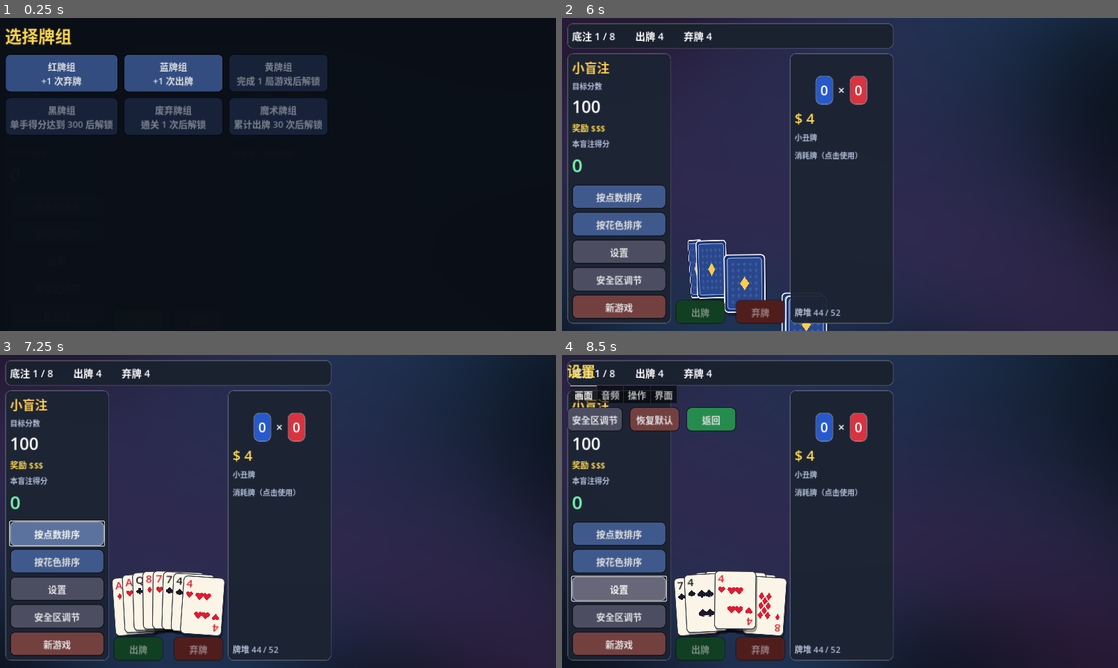
Above: before the commit, frames 1-4 (two rows, left to right).
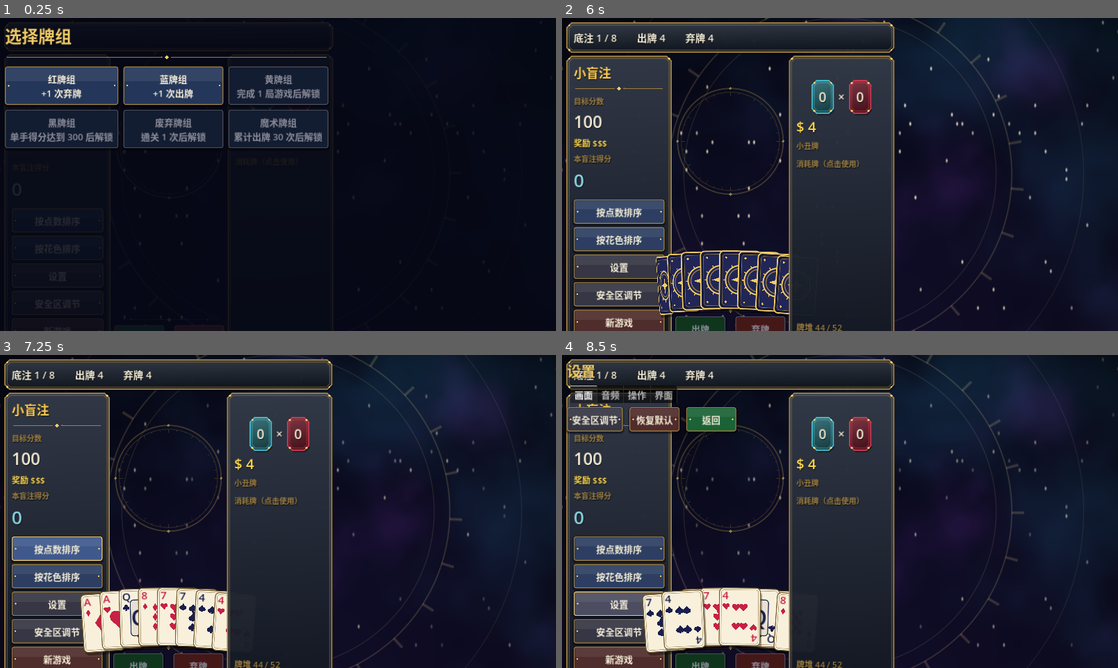
Above: after the commit, the same moments.

Repository: hmk849/joker-rogue
Game: Godot game, scene res://scenes/main.tscn
Two runs of this game, one before a commit and one after it. Both use one fixed random seed, a clock stepped at 60 frames per second and the inputs below.
Inputs (mouse positions are in pixels of both pictures, inside the frame that each line leads up to):
- Up to frame 1 (0.25 s): no input
- Up to frame 2 (6 s): click "按点数排序" at 0.5 s; click "按花色排序" at 1.25 s; click "设置" at 2 s; click "安全区调节" at 2.75 s; click "新游戏" at 3.5 s; click (701, 321) at 4.25 s, where only the run before the commit has a clickable "出牌"; click (762, 321) at 5 s, where only the run before the commit has a clickable "弃牌"; click "红牌组 +1 次弃牌" at 5.75 s
- Up to frame 3 (7.25 s): click "按点数排序" at 6.5 s
- Up to frame 4 (8.5 s): click "按花色排序" at 7.25 s; click "设置" at 8 s

The runs differ from the first frame. In frame 1, 13% of the frame differs, in the area x 0-70%, y 2-100%; in frame 2, 56%, in the area x 0-100%, y 0-100%; in frame 3, 53%; in frame 4, 46%.

Commit message:
Joker Rogue v1.0.1: 合并 batch6 星盘炼金视觉重做（Astral/OrnatePanel/卡背星盘环/安全区边距校验），重打 _set_bus 补丁

Diff:
--- a/scripts/autoload/safe_area_manager.gd
+++ b/scripts/autoload/safe_area_manager.gd
@@ -16,19 +16,42 @@
 
 func system_insets() -> Dictionary:
 	var out := {"left": CORNER_MIN, "right": CORNER_MIN, "top": CORNER_MIN, "bottom": CORNER_MIN}
+	var vp := get_viewport().get_visible_rect().size
 	var scr := Vector2(DisplayServer.screen_get_size())
-	var win := Vector2(DisplayServer.window_get_size())
 	var sa := Rect2(DisplayServer.get_display_safe_area())
-	if scr.x <= 0 or win.x <= 0 or sa.size.x <= 0: return out
-	var k := get_viewport().get_visible_rect().size / win
-	out["left"] = maxf(CORNER_MIN, sa.position.x * k.x)
-	out["top"] = maxf(CORNER_MIN, sa.position.y * k.y)
-	out["right"] = maxf(CORNER_MIN, (scr.x - sa.end.x) * k.x)
-	out["bottom"] = maxf(CORNER_MIN, (scr.y - sa.end.y) * k.y)
+	if scr.x <= 0 or scr.y <= 0 or sa.size.x <= 0 or sa.size.y <= 0: return out
+	var k := vp / scr  # 屏幕像素 -> 视口单位
+	var l := sa.position.x * k.x
+	var r := (scr.x - sa.end.x) * k.x
+	var t := sa.position.y * k.y
+	var b := (scr.y - sa.end.y) * k.y
+	# 合理性校验：某些设备/横屏方向下系统返回的右(或左)边距会异常巨大，
+	# 真实的刘海/灵动岛边距不会超过屏幕宽度的 9%。异常侧改用对侧的值（刘海机左右对称）。
+	var max_x := vp.x * 0.09
+	var max_y := vp.y * 0.12
+	var lv := l <= max_x
+	var rv := r <= max_x
+	if lv and not rv: r = l
+	elif rv and not lv: l = r
+	elif not lv and not rv:
+		l = vp.x * 0.05 if OS.get_name() == "iOS" else 0.0
+		r = l
+	if t > max_y: t = 0.0
+	if b > max_y: b = 0.0
+	out["left"] = maxf(CORNER_MIN, l)
+	out["right"] = maxf(CORNER_MIN, r)
+	out["top"] = maxf(CORNER_MIN, t)
+	out["bottom"] = maxf(CORNER_MIN, b)
 	return out
 
 func effective() -> Dictionary:
-	return values.duplicate() if manual else system_insets()
+	var e: Dictionary = values.duplicate() if manual else system_insets()
+	var vp := get_viewport().get_visible_rect().size
+	e["left"] = clampf(e["left"], 0.0, vp.x * 0.25)  # 兜底：任何情况下都不允许吞掉半个屏幕
+	e["right"] = clampf(e["right"], 0.0, vp.x * 0.25)
+	e["top"] = clampf(e["top"], 0.0, vp.y * 0.25)
+	e["bottom"] = clampf(e["bottom"], 0.0, vp.y * 0.25)
+	return e
 
 func usable_rect() -> Rect2:
 	var e := effective()
--- a/scripts/fx/fx_shaders.gd
+++ b/scripts/fx/fx_shaders.gd
@@ -5,20 +5,35 @@
 shader_type canvas_item;
 uniform float speed = 1.0;
 uniform int detail = 3;
-uniform vec4 c1 : source_color = vec4(0.05, 0.08, 0.13, 1.0);
-uniform vec4 c2 : source_color = vec4(0.11, 0.2, 0.32, 1.0);
-uniform vec4 c3 : source_color = vec4(0.27, 0.12, 0.3, 1.0);
+float hash(vec2 p) { return fract(sin(dot(p, vec2(127.1, 311.7))) * 43758.5453); }
+float vnoise(vec2 p) {
+	vec2 i = floor(p); vec2 f = fract(p); f = f * f * (3.0 - 2.0 * f);
+	return mix(mix(hash(i), hash(i + vec2(1.0, 0.0)), f.x), mix(hash(i + vec2(0.0, 1.0)), hash(i + vec2(1.0, 1.0)), f.x), f.y);
+}
+float fbm(vec2 p) {
+	float v = 0.0; float a = 0.5;
+	for (int i = 0; i < 6; i++) { if (i >= detail + 1) break; v += a * vnoise(p); p = p * 2.03 + vec2(1.7, 9.2); a *= 0.5; }
+	return v;
+}
 void fragment() {
-	vec2 p = (UV - 0.5) * vec2(3.2, 1.8) * 1.4;
-	float t = TIME * speed * 0.22;
-	for (int i = 0; i < 6; i++) {
-		if (i >= detail) break;
-		p += vec2(sin(p.y * 1.3 + t + float(i)), cos(p.x * 1.1 - t * 1.2 + float(i) * 1.7)) * 0.6;
-	}
-	float v = 0.5 + 0.5 * sin(p.x + p.y + t);
-	float w = 0.5 + 0.5 * cos(p.x * 0.7 - p.y);
-	vec3 col = mix(c1.rgb, c2.rgb, v);
-	col = mix(col, c3.rgb, w * 0.45);
+	vec2 uv = (UV - 0.5) * vec2(1.78, 1.0);
+	float t = TIME * speed;
+	vec3 col = mix(vec3(0.025, 0.035, 0.09), vec3(0.07, 0.055, 0.17), UV.y);
+	float n = fbm(uv * 2.2 + vec2(t * 0.02, -t * 0.015));
+	float n2 = fbm(uv * 3.5 - vec2(t * 0.03, 0.0) + 4.0);
+	col += vec3(0.08, 0.24, 0.32) * smoothstep(0.35, 0.9, n) * 0.55;
+	col += vec3(0.3, 0.12, 0.4) * smoothstep(0.4, 0.95, n2) * 0.4;
+	vec2 gp = (uv + 0.5) * vec2(60.0, 34.0);
+	float h = hash(floor(gp));
+	float tw = 0.6 + 0.4 * sin(t * 2.0 + h * 40.0);
+	col += vec3(1.0, 0.92, 0.7) * step(0.965, h) * smoothstep(0.35, 0.0, length(fract(gp) - 0.5)) * tw * 0.9;
+	float r = length(uv);
+	float ang = atan(uv.y, uv.x);
+	float ring = smoothstep(0.004, 0.0, abs(r - 0.55)) + smoothstep(0.003, 0.0, abs(r - 0.5)) * 0.6 + smoothstep(0.003, 0.0, abs(r - 0.78)) * 0.5;
+	float a = fract((ang + t * 0.03) * 24.0 / 6.2832);
+	float tick = smoothstep(0.05, 0.0, min(a, 1.0 - a)) * step(0.55, r) * step(r, 0.59);
+	col += vec3(0.95, 0.78, 0.4) * (ring * 0.2 + tick * 0.22);
+	col *= 1.0 - 0.45 * dot(uv, uv);
 	COLOR = vec4(col, 1.0);
 }
 """
--- a/scripts/main.gd
+++ b/scripts/main.gd
@@ -154,13 +154,14 @@
 	L["boss"].autowrap_mode = TextServer.AUTOWRAP_ARBITRARY
 	L["boss"].custom_minimum_size.x = 220
 	L["reward"] = UIStyle.label("", 20, Color(1, 0.85, 0.3))
-	L["score"] = UIStyle.label("0", 44, Color(0.5, 1, 0.7))
+	L["score"] = UIStyle.label("0", 44, Astral.TEAL.lightened(0.35))
 	v.add_child(L["blind"])
 	v.add_child(L["boss"])
-	v.add_child(UIStyle.label("目标分数", 18, Color(0.7, 0.75, 0.85)))
+	v.add_child(Astral.divider(210))
+	v.add_child(UIStyle.label("目标分数", 18, Astral.GOLD_DIM))
 	v.add_child(L["target"])
 	v.add_child(L["reward"])
-	v.add_child(UIStyle.label("本盲注得分", 18, Color(0.7, 0.75, 0.85)))
+	v.add_child(UIStyle.label("本盲注得分", 18, Astral.GOLD_DIM))
 	v.add_child(L["score"])
 	var sp := Control.new()
 	sp.size_flags_vertical = Control.SIZE_EXPAND_FILL
@@ -189,8 +190,8 @@
 	var hb := HBoxContainer.new()
 	hb.alignment = BoxContainer.ALIGNMENT_CENTER
 	v.add_child(hb)
-	var cp := UIStyle.panel(Color(0.15, 0.35, 0.8), Color(1, 1, 1, 0.3))
-	var mp := UIStyle.panel(Color(0.85, 0.2, 0.25), Color(1, 1, 1, 0.3))
+	var cp := UIStyle.panel(Astral.TEAL.darkened(0.5), Astral.TEAL)
+	var mp := UIStyle.panel(Astral.CRIMSON.darkened(0.5), Astral.CRIMSON)
 	L["chips"] = UIStyle.label("0", 32)
 	L["mult"] = UIStyle.label("0", 32)
 	cp.add_child(L["chips"])
@@ -200,12 +201,12 @@
 	hb.add_child(mp)
 	L["money"] = UIStyle.label("", 34, Color(1, 0.85, 0.3))
 	v.add_child(L["money"])
-	v.add_child(UIStyle.label("小丑牌", 18, Color(0.7, 0.75, 0.85)))
+	v.add_child(UIStyle.label("小丑牌", 18, Astral.GOLD_DIM))
 	var g := GridContainer.new()
 	g.columns = 2
 	v.add_child(g)
 	L["jokers"] = g
-	v.add_child(UIStyle.label("消耗牌（点击使用）", 18, Color(0.7, 0.75, 0.85)))
+	v.add_child(UIStyle.label("消耗牌（点击使用）", 18, Astral.GOLD_DIM))
 	var g2 := GridContainer.new()
 	g2.columns = 2
 	v.add_child(g2)
@@ -213,7 +214,7 @@
 	var sp := Control.new()
 	sp.size_flags_vertical = Control.SIZE_EXPAND_FILL
 	v.add_child(sp)
-	L["deck"] = UIStyle.label("", 20, Color(0.7, 0.75, 0.85))
+	L["deck"] = UIStyle.label("", 20, Astral.GOLD_DIM)
 	v.add_child(L["deck"])
 	return p
 
@@ -224,6 +225,7 @@
 	play_area = Control.new()
 	play_area.size_flags_vertical = Control.SIZE_EXPAND_FILL
 	play_area.custom_minimum_size.y = 150
+	play_area.draw.connect(func(): Astral.draw_sigil(play_area, play_area.size / 2.0, minf(play_area.size.x, play_area.size.y) * 0.48))
 	c.add_child(play_area)
 	hand_view = HandView.new()
 	hand_view.custom_minimum_size.y = CardView.H * cs + 56
@@ -423,8 +425,10 @@
 	p.initial_velocity_min = 150.0
 	p.initial_velocity_max = 420.0
 	p.gravity = Vector2(0, 600)
-	p.scale_amount_min = 3.0
-	p.scale_amount_max = 7.0
+	p.texture = Astral.star_texture()
+	p.angle_max = 180.0
+	p.scale_amount_min = 0.5
+	p.scale_amount_max = 1.3
 	p.color = col
 	fx.add_child(p)
 	p.global_position = pos
@@ -543,7 +547,7 @@
 	ov.name = "DeckSelect"
 	ov.set_anchors_preset(Control.PRESET_FULL_RECT)
 	var bg := ColorRect.new()
-	bg.color = Color(0.04, 0.06, 0.09, 0.98)
+	bg.color = Color(0.02, 0.03, 0.08, 0.86)
 	bg.set_anchors_preset(Control.PRESET_FULL_RECT)
 	ov.add_child(bg)
 	var safe := SafeBox.new()
@@ -553,7 +557,8 @@
 	var v := VBoxContainer.new()
 	v.add_theme_constant_override("separation", 14)
 	cc.add_child(v)
-	v.add_child(UIStyle.label("选择牌组", 40, Color(1, 0.85, 0.3)))
+	v.add_child(UIStyle.label("选择牌组", 40, Astral.GOLD))
+	v.add_child(Astral.divider(360))
 	var g := GridContainer.new()
 	g.columns = 3
 	g.add_theme_constant_override("h_separation", 12)
--- /dev/null
+++ b/scripts/ui/astral.gd
@@ -0,0 +1,66 @@
+class_name Astral
+extends RefCounted
+# 「星盘炼金」视觉规范：午夜靛蓝 + 黄铜鎏金线 + 象牙羊皮纸；
+# 标志元素：星盘刻度环、切角黄铜框、菱形铆钉、四角星。全部由代码绘制。
+const INK := Color(0.03, 0.04, 0.1)
+const NIGHT := Color(0.07, 0.09, 0.2)
+const INDIGO := Color(0.13, 0.15, 0.34)
+const GOLD := Color(0.95, 0.8, 0.4)
+const GOLD_DIM := Color(0.62, 0.5, 0.26)
+const IVORY := Color(0.96, 0.93, 0.84)
+const PARCHMENT := Color(0.97, 0.94, 0.86)
+const TEAL := Color(0.27, 0.72, 0.78)
+const CRIMSON := Color(0.8, 0.22, 0.32)
+const VIOLET := Color(0.52, 0.34, 0.82)
+static var _star: ImageTexture
+
+static func star_texture() -> ImageTexture:  # 四角星粒子贴图（程序化生成）
+	if _star: return _star
+	var img := Image.create(16, 16, false, Image.FORMAT_RGBA8)
+	for y in 16:
+		for x in 16:
+			var d := pow(absf(x - 7.5) / 7.5, 0.6667) + pow(absf(y - 7.5) / 7.5, 0.6667)
+			img.set_pixel(x, y, Color(1, 1, 1, clampf((1.0 - d) * 3.0, 0.0, 1.0)))
+	_star = ImageTexture.create_from_image(img)
+	return _star
+
+static func diamond(c: CanvasItem, p: Vector2, r: float, col: Color) -> void:
+	c.draw_colored_polygon(PackedVector2Array([p + Vector2(0, -r), p + Vector2(r, 0), p + Vector2(0, r), p + Vector2(-r, 0)]), col)
+
+static func chamfer(r: Rect2, c: float) -> PackedVector2Array:  # 切角矩形
+	var a := r.position
+	var b := r.end
+	return PackedVector2Array([Vector2(a.x + c, a.y), Vector2(b.x - c, a.y), Vector2(b.x, a.y + c), Vector2(b.x, b.y - c),
+		Vector2(b.x - c, b.y), Vector2(a.x + c, b.y), Vector2(a.x, b.y - c), Vector2(a.x, a.y + c)])
+
+static func divider(w: float = 200.0) -> Control:  # 带中央菱形的分隔线
+	var d := Control.new()
+	d.custom_minimum_size = Vector2(w, 16)
+	d.mouse_filter = Control.MOUSE_FILTER_IGNORE
+	d.draw.connect(func():
+		var y := d.size.y / 2.0
+		var m := d.size.x / 2.0
+		d.draw_line(Vector2(4, y), Vector2(m - 12, y), GOLD_DIM, 1.5)
+		d.draw_line(Vector2(m + 12, y), Vector2(d.size.x - 4, y), GOLD_DIM, 1.5)
+		diamond(d, Vector2(m, y), 5.0, GOLD)
+		diamond(d, Vector2(m - 12, y), 2.0, GOLD_DIM)
+		diamond(d, Vector2(m + 12, y), 2.0, GOLD_DIM))
+	return d
+
+static func button_deco(b: Button) -> void:  # 黄铜按钮：高光带 + 两侧铆钉
+	if b.disabled: return
+	b.draw_rect(Rect2(3, 3, b.size.x - 6, b.size.y * 0.36), Color(1, 1, 1, 0.07))
+	diamond(b, Vector2(9, b.size.y / 2.0), 2.5, GOLD)
+	diamond(b, Vector2(b.size.x - 9, b.size.y / 2.0), 2.5, GOLD)
+
+static func draw_sigil(c: CanvasItem, center: Vector2, radius: float) -> void:  # 出牌区的星盘法阵
+	c.draw_arc(center, radius, 0.0, TAU, 96, Color(GOLD_DIM, 0.35), 2.0, true)
+	c.draw_arc(center, radius * 0.93, 0.0, TAU, 96, Color(GOLD_DIM, 0.2), 1.0, true)
+	for i in 36:
+		var a := TAU * i / 36.0
+		var d := Vector2(cos(a), sin(a))
+		var l := 0.07 if i % 3 == 0 else 0.035
+		c.draw_line(center + d * radius * (0.93 - l), center + d * radius * 0.93, Color(GOLD_DIM, 0.3), 1.0)
+	for i in 4:
+		var a := TAU * i / 4.0
+		diamond(c, center + Vector2(cos(a), sin(a)) * radius, 4.0, Color(GOLD, 0.5))
--- a/scripts/ui/card_view.gd
+++ b/scripts/ui/card_view.gd
@@ -3,7 +3,7 @@
 # 程序化绘制的扑克牌：立体阴影、花色图形、点数排布、增强/版本/蜡封、牌背、翻转。
 const W := 100.0
 const H := 140.0
-const SUIT_COL := [Color(0.1, 0.1, 0.16), Color(0.86, 0.12, 0.2), Color(0.1, 0.1, 0.16), Color(0.86, 0.12, 0.2)]
+const SUIT_COL := [Color(0.1, 0.12, 0.3), Color(0.78, 0.13, 0.27), Color(0.1, 0.12, 0.3), Color(0.78, 0.13, 0.27)]
 const NAMES := {11: "J", 12: "Q", 13: "K", 14: "A"}
 const P4 := [[.3, .2], [.7, .2], [.3, .8], [.7, .8]]
 const P6 := [[.3, .2], [.7, .2], [.3, .5], [.7, .5], [.3, .8], [.7, .8]]
@@ -67,20 +67,24 @@
 	else: _back()
 
 func _back() -> void:
-	draw_style_box(UIStyle.box(Color(0.12, 0.2, 0.4), Color(0.92, 0.92, 0.97), 3, 10), Rect2(0, 0, W, H))
-	draw_style_box(UIStyle.box(Color(0.16, 0.28, 0.55), Color(0.5, 0.65, 0.95), 2, 6), Rect2(8, 8, W - 16, H - 16))
-	for ix in 5:
-		for iy in 7:
-			var c := Vector2(22 + ix * 14.0, 24 + iy * 15.0)
-			draw_colored_polygon(PackedVector2Array([c + Vector2(0, -5), c + Vector2(4, 0), c + Vector2(0, 5), c + Vector2(-4, 0)]), Color(1, 1, 1, 0.1))
-	_suit(Vector2(W / 2, H / 2), 16.0, 3, Color(1, 0.8, 0.3))
+	draw_style_box(UIStyle.box(Astral.INDIGO.darkened(0.35), Astral.GOLD, 3, 10), Rect2(0, 0, W, H))
+	draw_style_box(UIStyle.box(Astral.INDIGO, Astral.GOLD_DIM, 1, 6), Rect2(8, 8, W - 16, H - 16))
+	var c := Vector2(W / 2, H / 2)
+	draw_arc(c, 34.0, 0.0, TAU, 48, Astral.GOLD, 2.0, true)
+	draw_arc(c, 27.0, 0.0, TAU, 48, Astral.GOLD_DIM, 1.0, true)
+	for i in 12:
+		var d := Vector2(cos(TAU * i / 12.0), sin(TAU * i / 12.0))
+		draw_line(c + d * 34.0, c + d * 40.0, Astral.GOLD, 2.0)
+	draw_colored_polygon(PackedVector2Array([c + Vector2(0, -21), c + Vector2(5, -5), c + Vector2(21, 0), c + Vector2(5, 5), c + Vector2(0, 21), c + Vector2(-5, 5), c + Vector2(-21, 0), c + Vector2(-5, -5)]), Astral.GOLD)
+	for p in [Vector2(17, 17), Vector2(W - 17, 17), Vector2(17, H - 17), Vector2(W - 17, H - 17)]: Astral.diamond(self, p, 3.0, Astral.GOLD)
 
 func _face(k: float) -> void:
 	var e := String(card.get("enh", ""))
 	var ed := String(card.get("ed", ""))
-	var bg: Color = {"bonus": Color(0.8, 0.9, 1.0), "mult": Color(1, 0.84, 0.84), "glass": Color(0.85, 0.96, 1.0), "stone": Color(0.62, 0.62, 0.66), "steel": Color(0.76, 0.81, 0.86), "lucky": Color(0.86, 0.95, 0.8)}.get(e, Color(0.98, 0.96, 0.9))
-	var edge := Color(1, 0.8, 0.2) if selected else Color(0.2, 0.2, 0.26)
+	var bg: Color = {"bonus": Color(0.8, 0.9, 1.0), "mult": Color(1, 0.84, 0.84), "glass": Color(0.85, 0.96, 1.0), "stone": Color(0.62, 0.62, 0.66), "steel": Color(0.76, 0.81, 0.86), "lucky": Color(0.86, 0.95, 0.8)}.get(e, Astral.PARCHMENT)
+	var edge := Astral.GOLD if selected else Color(0.45, 0.36, 0.18)
 	draw_style_box(UIStyle.box(bg, edge, 4 if selected else 2, 10), Rect2(0, 0, W, H))
+	draw_style_box(UIStyle.box(Color(0, 0, 0, 0), Color(0.62, 0.5, 0.26, 0.75), 1, 6), Rect2(5, 5, W - 10, H - 10))
 	var s: int = card["suit"]
 	var r: int = card["rank"]
 	var col: Color = SUIT_COL[s]
--- a/scripts/ui/hand_view.gd
+++ b/scripts/ui/hand_view.gd
@@ -55,6 +55,7 @@
 	var cw := CardView.W * UIManager.card_scale()
 	var ch := CardView.H * UIManager.card_scale()
 	var step := minf(cw + 10.0, (size.x - cw) / maxf(n - 1, 1))
+	step = maxf(step, cw * 0.45)  # 极窄屏时牌会溢出两侧而不是彻底叠死
 	var x0 := (size.x - (step * (n - 1) + cw)) * 0.5
 	var mid := (n - 1) * 0.5
 	for i in n:
@@ -139,3 +140,10 @@
 			selection_changed.emit()
 	_press = null
 	_dragging = false
+
+func _draw() -> void:  # 手牌下方的黄铜导轨
+	var y := size.y - 3.0
+	draw_line(Vector2(40, y), Vector2(size.x - 40, y), Color(Astral.GOLD_DIM, 0.35), 2.0)
+	Astral.diamond(self, Vector2(size.x / 2.0, y), 5.0, Color(Astral.GOLD, 0.7))
+	Astral.diamond(self, Vector2(40, y), 3.0, Color(Astral.GOLD_DIM, 0.6))
+	Astral.diamond(self, Vector2(size.x - 40, y), 3.0, Color(Astral.GOLD_DIM, 0.6))
--- /dev/null
+++ b/scripts/ui/ornate_panel.gd
@@ -0,0 +1,29 @@
+class_name OrnatePanel
+extends PanelContainer
+# 切角黄铜框面板：渐变底 + 双线描边 + 四角菱形铆钉 + 投影
+var bg: Color = Astral.NIGHT
+var accent: Color = Astral.GOLD_DIM
+
+func _init() -> void:
+	var e := StyleBoxEmpty.new()
+	e.set_content_margin_all(16)
+	add_theme_stylebox_override("panel", e)
+
+func _draw() -> void:
+	var c := 11.0
+	var r := Rect2(Vector2.ZERO, size)
+	var outer := Astral.chamfer(r, c)
+	var shadow := PackedVector2Array()
+	for p in outer: shadow.append(p + Vector2(3, 5))
+	draw_colored_polygon(shadow, Color(0, 0, 0, 0.35))
+	var top := bg.lightened(0.1)
+	var bot := bg.darkened(0.3)
+	top.a = bg.a
+	bot.a = bg.a
+	draw_polygon(outer, PackedColorArray([top, top, top, bot, bot, bot, bot, top]))
+	draw_polyline(outer + PackedVector2Array([outer[0]]), accent, 2.0, true)
+	var inner := Astral.chamfer(r.grow(-5.0), c - 3.0)
+	draw_polyline(inner + PackedVector2Array([inner[0]]), Color(accent, 0.45), 1.0, true)
+	draw_line(Vector2(c, 1.5), Vector2(size.x - c, 1.5), Color(1, 1, 1, 0.14), 1.0)
+	for p in [Vector2(c * 0.5, c * 0.5), Vector2(size.x - c * 0.5, c * 0.5), Vector2(size.x - c * 0.5, size.y - c * 0.5), Vector2(c * 0.5, size.y - c * 0.5)]:
+		Astral.diamond(self, p, 3.0, Astral.GOLD)
--- a/scripts/ui/settings_page.gd
+++ b/scripts/ui/settings_page.gd
@@ -33,7 +33,7 @@
 func _ready() -> void:
 	set_anchors_preset(Control.PRESET_FULL_RECT)
 	var bg := ColorRect.new()
-	bg.color = Color(0.04, 0.06, 0.09, 0.97)
+	bg.color = Color(0.02, 0.03, 0.08, 0.86)
 	bg.set_anchors_preset(Control.PRESET_FULL_RECT)
 	add_child(bg)
 	holder = SafeBox.new()
@@ -47,7 +47,7 @@
 	var v := VBoxContainer.new()
 	v.add_theme_constant_override("separation", 10)
 	holder.add_child(v)
-	v.add_child(UIStyle.label("设置", 34, Color(1, 0.85, 0.3)))
+	v.add_child(UIStyle.label("设置", 34, Astral.GOLD))
 	var tabs := TabContainer.new()
 	tabs.size_flags_vertical = Control.SIZE_EXPAND_FILL
 	tabs.add_theme_font_size_override("font_size", 22)
--- a/scripts/ui/shop_view.gd
+++ b/scripts/ui/shop_view.gd
@@ -8,7 +8,7 @@
 func _ready() -> void:
 	set_anchors_preset(Control.PRESET_FULL_RECT)
 	var bg := ColorRect.new()
-	bg.color = Color(0.05, 0.07, 0.1, 0.97)
+	bg.color = Color(0.02, 0.03, 0.08, 0.86)
 	bg.set_anchors_preset(Control.PRESET_FULL_RECT)
 	add_child(bg)
 	var safe := SafeBox.new()
--- a/scripts/ui/ui_style.gd
+++ b/scripts/ui/ui_style.gd
@@ -15,25 +15,49 @@
 	_cache[key] = s
 	return s
 
-static func label(text: String, size: int = 20, col: Color = Color.WHITE) -> Label:
+static func label(text: String, size: int = 20, col: Color = Astral.IVORY) -> Label:
 	var l := Label.new()
 	l.text = text
 	l.add_theme_font_size_override("font_size", int(size * float(SettingsManager.get_value("font_size"))))
 	l.add_theme_color_override("font_color", col)
+	l.add_theme_color_override("font_shadow_color", Color(0, 0, 0, 0.55))
+	l.add_theme_constant_override("shadow_offset_x", 1)
+	l.add_theme_constant_override("shadow_offset_y", 2)
 	return l
 
 static func panel(bg: Color, border: Color = Color(1, 1, 1, 0.12)) -> PanelContainer:
-	var p := PanelContainer.new()
-	p.add_theme_stylebox_override("panel", box(bg, border, 2, 14))
+	var p := OrnatePanel.new()
+	p.bg = bg
+	p.accent = border if border.a >= 0.35 else Astral.GOLD_DIM
 	return p
+
+static func _btn(bg: Color, edge: Color) -> StyleBoxFlat:
+	var key := "btn|%s|%s" % [bg, edge]
+	if _cache.has(key): return _cache[key]
+	var s := StyleBoxFlat.new()
+	s.bg_color = bg
+	s.border_color = edge
+	s.set_border_width_all(2)
+	s.set_corner_radius_all(5)
+	s.shadow_color = Color(0, 0, 0, 0.45)
+	s.shadow_size = 5
+	s.shadow_offset = Vector2(0, 3)
+	s.set_content_margin_all(12)
+	_cache[key] = s
+	return s
 
 static func button(text: String, col: Color, h: int = 56) -> Button:
 	var b := Button.new()
 	b.text = text
 	b.custom_minimum_size = Vector2(120, h)
 	b.add_theme_font_size_override("font_size", 22)
-	b.add_theme_stylebox_override("normal", box(col, Color(0, 0, 0, 0.45), 2, 12))
-	b.add_theme_stylebox_override("hover", box(col.lightened(0.15), Color(1, 1, 1, 0.5), 2, 12))
-	b.add_theme_stylebox_override("pressed", box(col.darkened(0.25), Color(0, 0, 0, 0.6), 2, 12))
-	b.add_theme_stylebox_override("disabled", box(col.darkened(0.55), Color(0, 0, 0, 0.3), 2, 12))
+	var base := col.darkened(0.3)
+	b.add_theme_stylebox_override("normal", _btn(base, Astral.GOLD_DIM))
+	b.add_theme_stylebox_override("hover", _btn(col, Astral.GOLD))
+	b.add_theme_stylebox_override("pressed", _btn(col.darkened(0.5), Astral.GOLD))
+	b.add_theme_stylebox_override("disabled", _btn(base.darkened(0.45), Color(0.3, 0.3, 0.36)))
+	b.add_theme_stylebox_override("focus", StyleBoxEmpty.new())
+	for k in ["font_color", "font_hover_color", "font_pressed_color"]: b.add_theme_color_override(k, Astral.IVORY)
+	b.add_theme_color_override("font_disabled_color", Color(0.55, 0.55, 0.6))
+	b.draw.connect(func(): Astral.button_deco(b))
 	return b
Not shown, changed: export_presets.cfg
